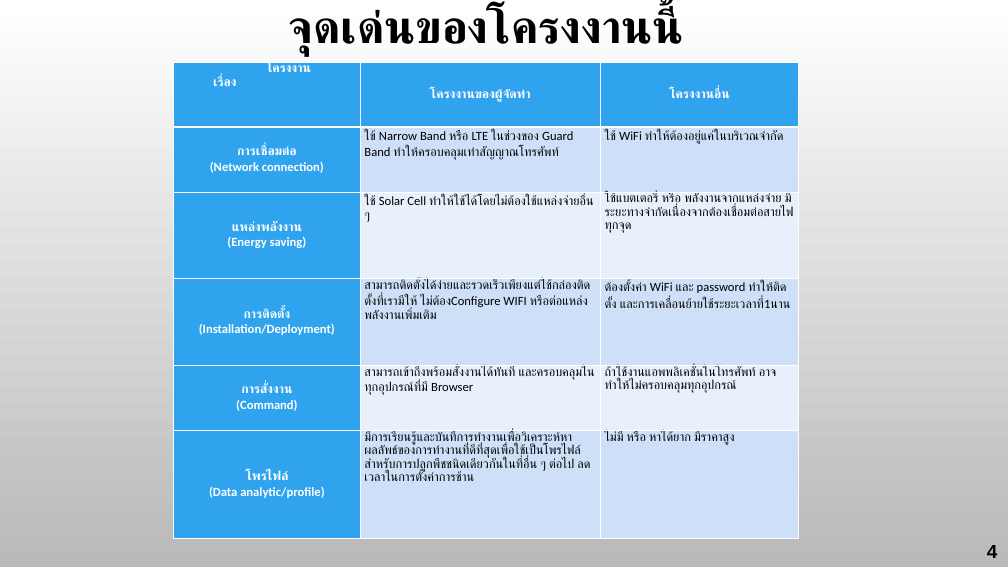
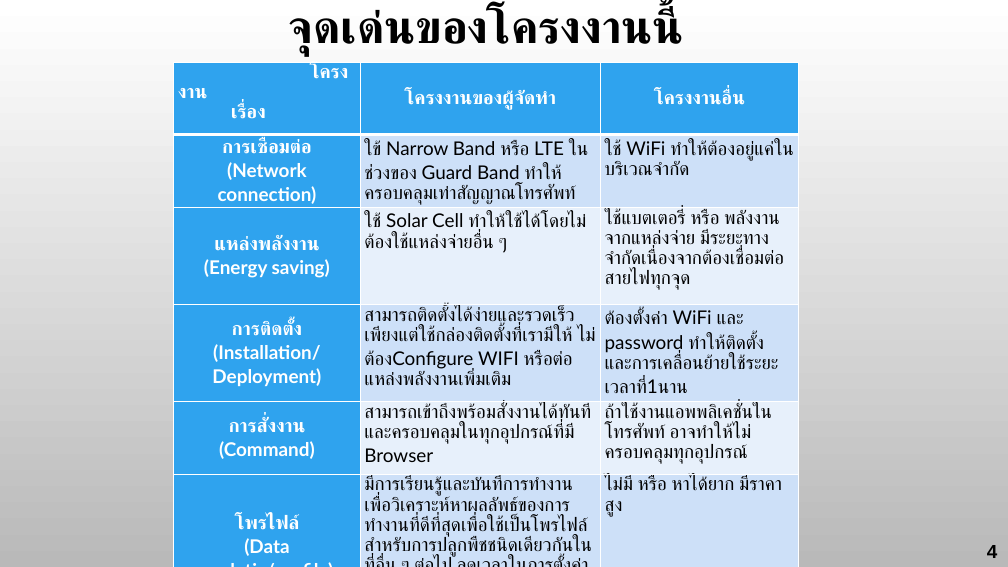
Before and after one commit to fluke-jesadakorn/Smart_Farm_ALL_File, a slide deck: slide 7 of Paper/Proj_I_Smart LPWAN Farm Midterm.pptx. Drawn at 1008x567 pixels with LibreOffice and Linux fonts; fonts in the diff are those of the drawing; background and template pictures are left out. Boxes give left, top, right and bottom in pixels: in the first picture for what was removed or moved away, otherwise in the second. Text is boxed around its words. In the diff, an @@ line names an element or a change of style, - is before the commit and + after.

```diff
--- a/Paper/Proj_I_Smart LPWAN Farm Midterm.pptx
+++ b/Paper/Proj_I_Smart LPWAN Farm Midterm.pptx
@@ table at (x1=174, y1=62, x2=799, y2=562) @@
@@ size 12 to 18 pt, font Calibri to Lato @@
```
Also in this commit, not shown: 15 other slides changed.
